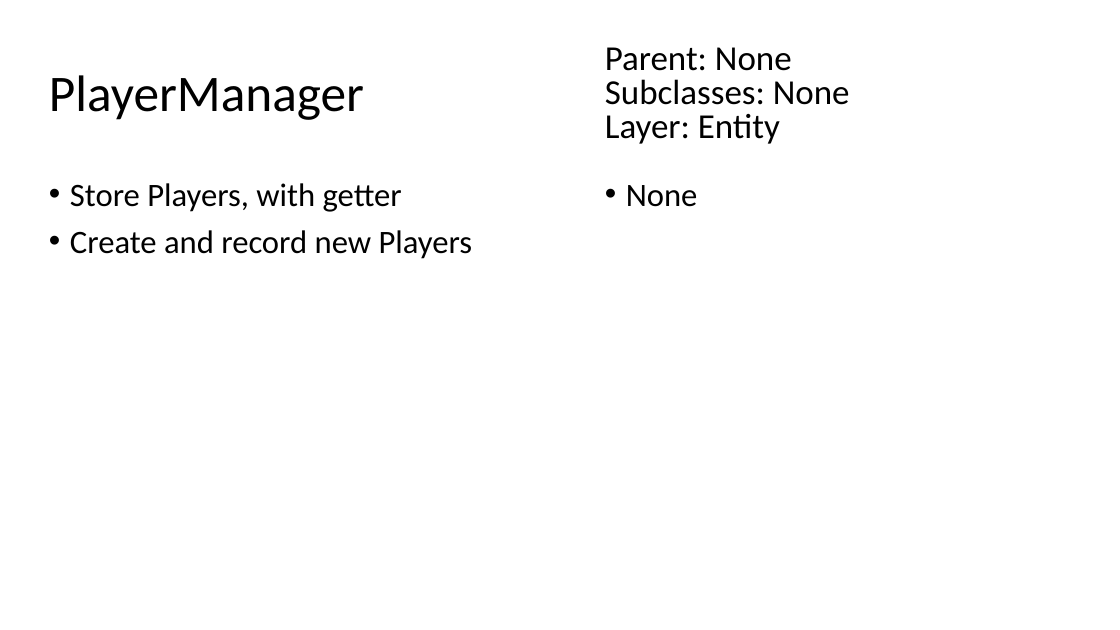
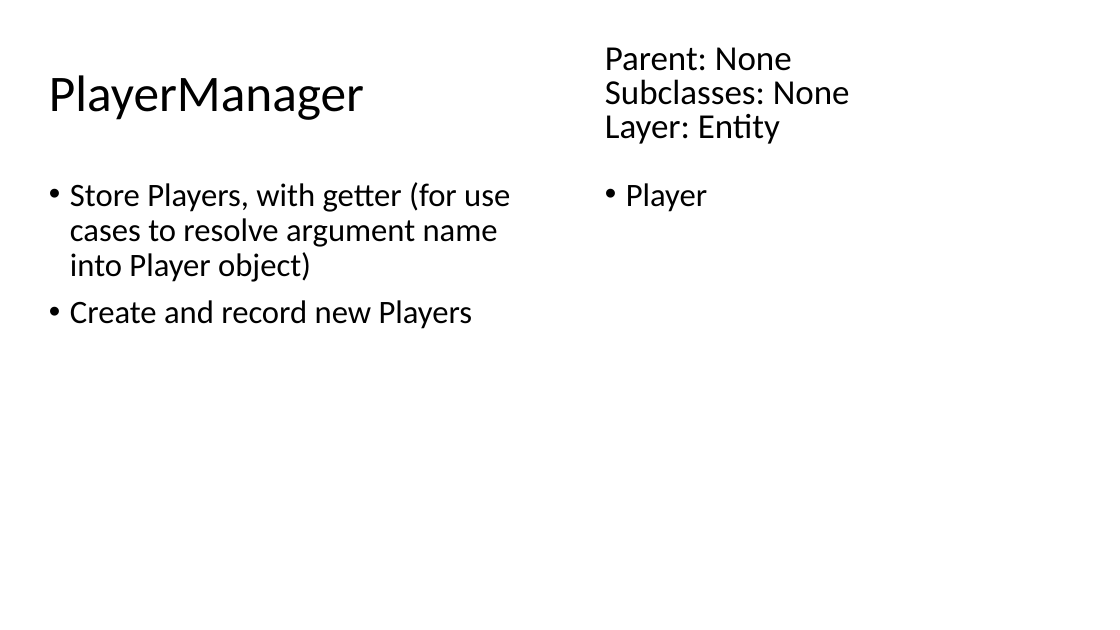
Before and after one commit to CSC207-UofT/course-project-sports-agents, a slide deck: slide 20 of IsaiahCRC.pptx (slide 17 before the commit). Drawn at 1120x630 pixels with LibreOffice and Linux fonts; fonts in the diff are those of the drawing. Boxes give left, top, right and bottom in pixels: in the first picture for what was removed or moved away, otherwise in the second. Text is boxed around its words. In the diff, an @@ line names an element or a change of style, - is before the commit and + after.

```diff
--- a/IsaiahCRC.pptx
+++ b/IsaiahCRC.pptx
@@ text at [70, 182, 510, 282]: text changed @@
-• Store Players, with getter
+• Store Players, with getter (for use cases to resolve argument name into Player object)
@@ text at [626, 183, 707, 212]: text changed @@
-• None
+• Player
```
Also in this commit, not shown: 9 other slides changed, 5 slides added.
